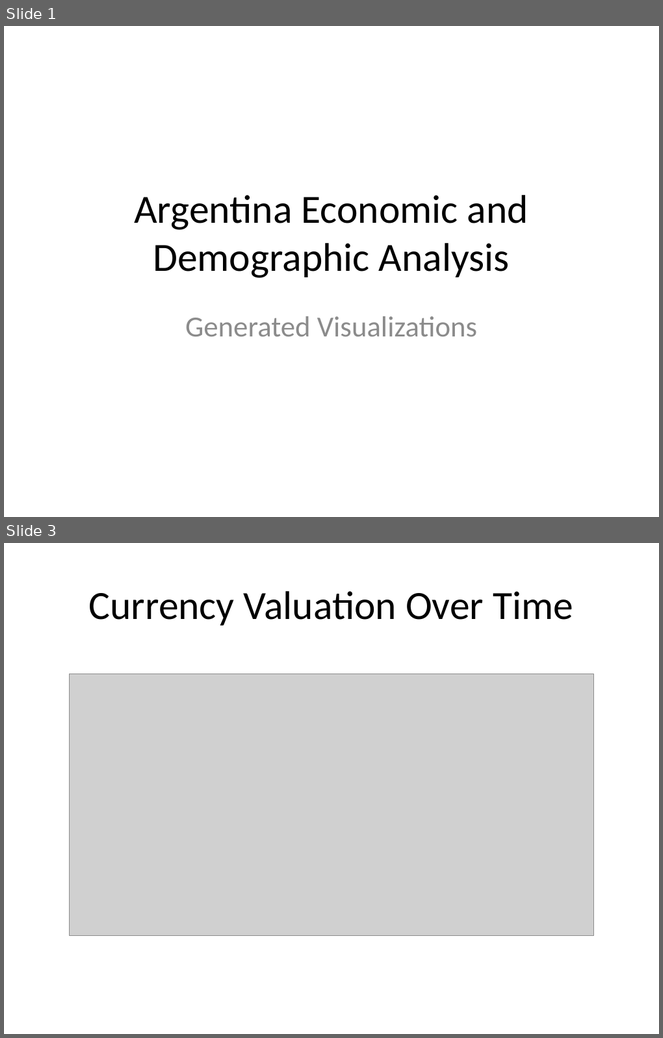
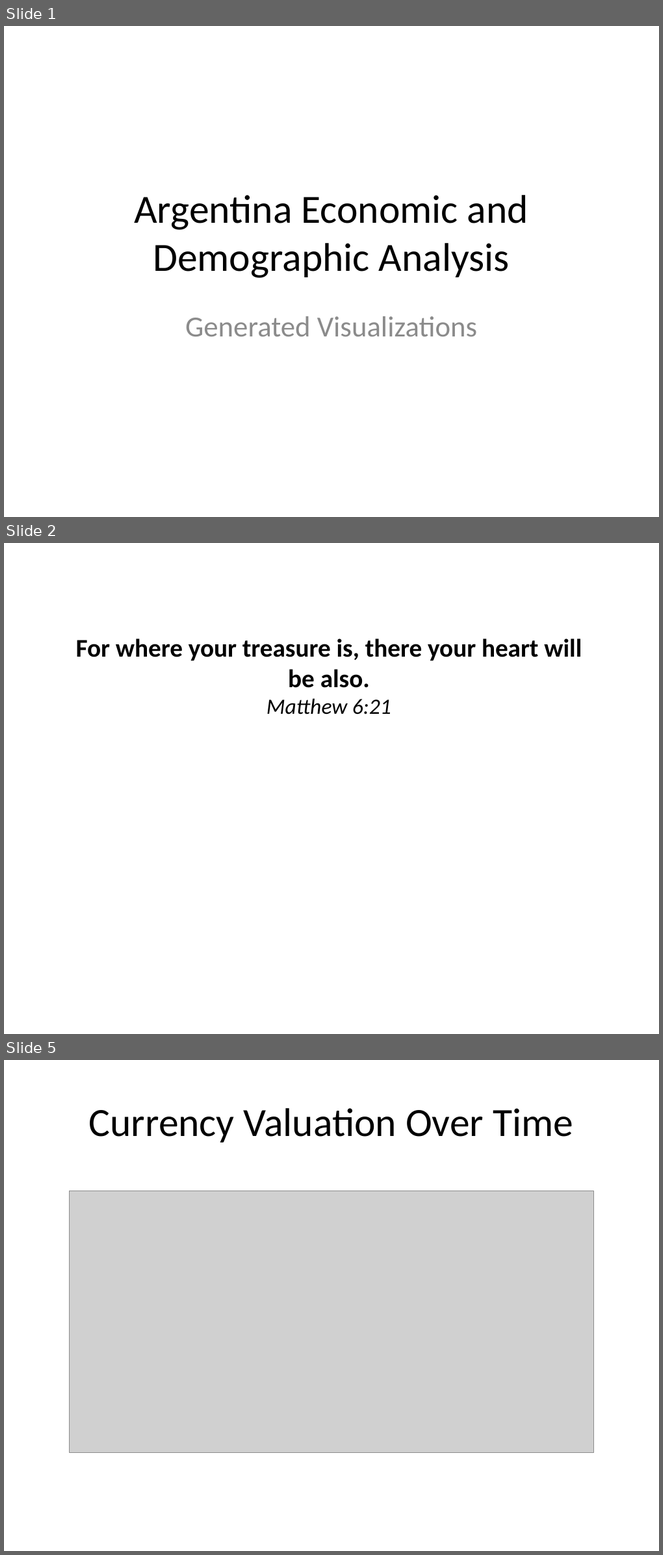
Before and after one commit to Delpen9/Argentina-Inflation, a slide deck: argentina_analysis_presentation.pptx. Shown one above the other, each under a label of ours: slides 1 and 3 before the commit, slides 1, 2 and 5 after it; the slides between them are not shown. The pictures are 663x1038 and 663x1555 pixels, drawn with LibreOffice and Linux fonts; fonts in the diff are those of the drawing; grey boxes stand for pictures. Boxes give left, top, right and bottom in pixels: in the first picture for what was removed or moved away, otherwise in the second. Text is boxed around its words. In the diff, an @@ line names an element or a change of style, - is before the commit and + after.

```diff
--- a/argentina_analysis_presentation.pptx
+++ b/argentina_analysis_presentation.pptx
@@ slide 2 added at bbox=[4, 543, 659, 1034], background #FFFFFF @@
@@ text added at bbox=[76, 639, 582, 715], 28 pt, text #000000, bold @@
+For where your treasure is, there your heart will be also.
+Matthew 6:21
@@ what was slide 3 is now slide 5 @@
```
Also in this commit, not shown: 2 slides changed, 1 other slide added, 1 other file.
